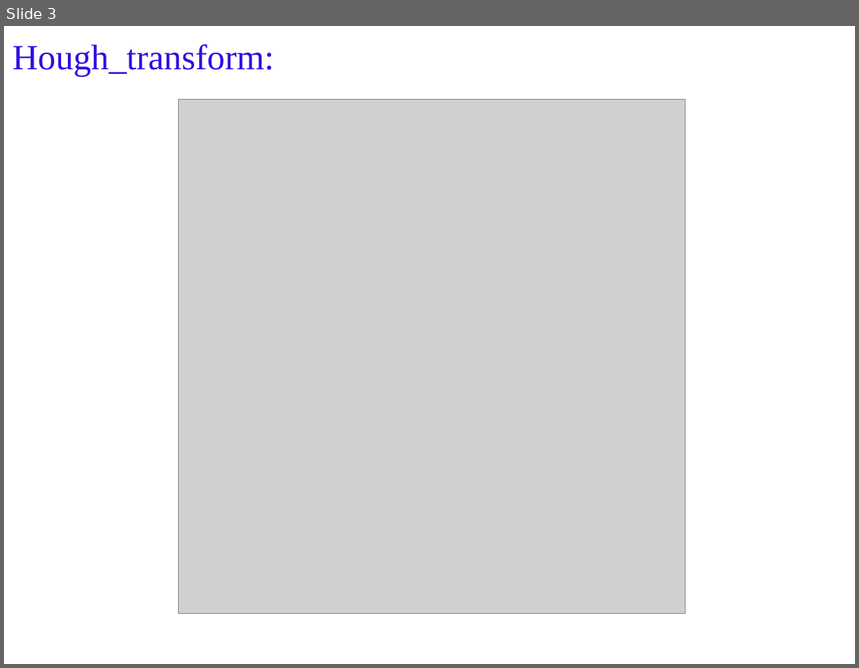
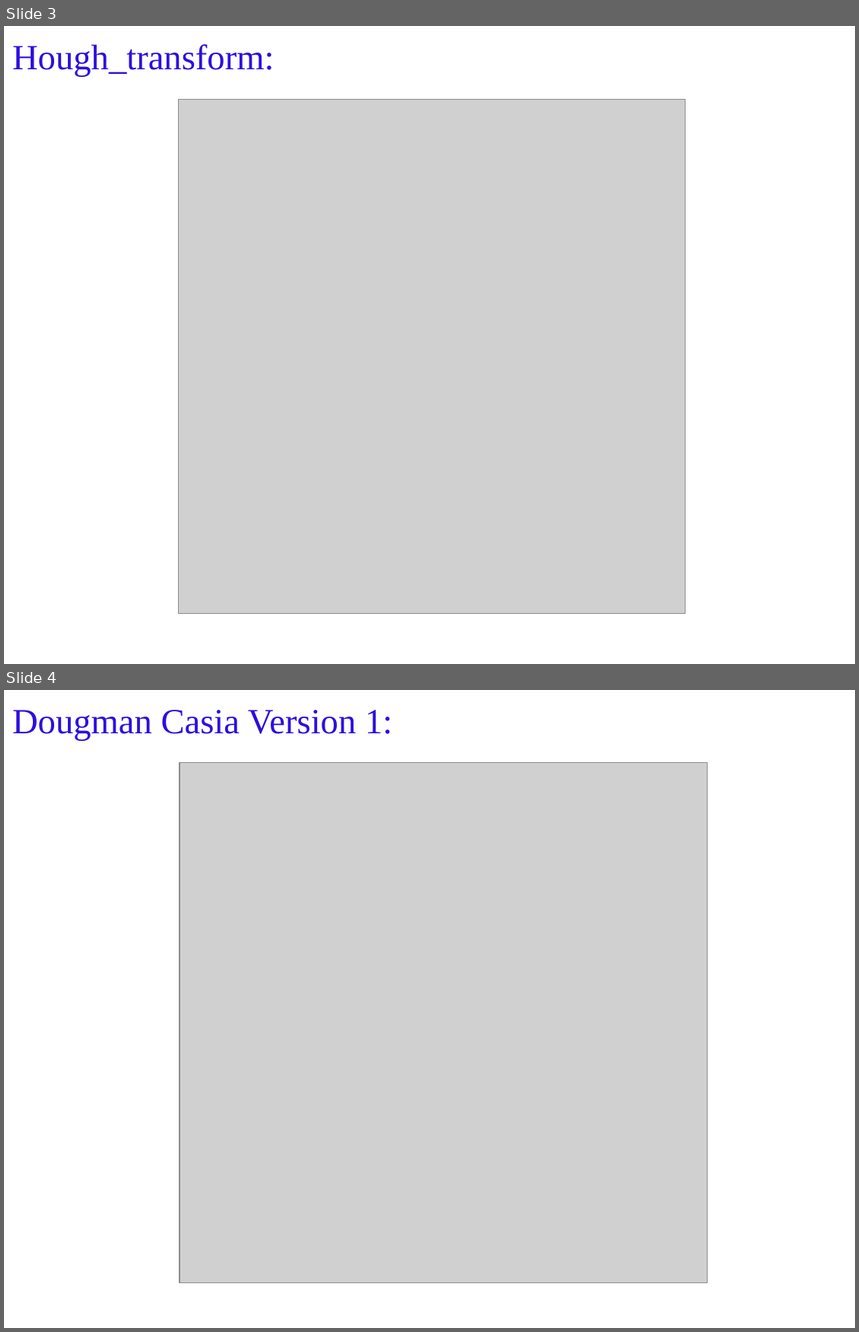
Before and after one commit to savera2020/iris_identification, a slide deck: weekly_progress/week6.pptx. Shown one above the other, each under a label of ours: slide 3 before the commit, slides 3 and 4 after it. The pictures are 859x668 and 859x1332 pixels, drawn with LibreOffice and Linux fonts; fonts in the diff are those of the drawing; grey boxes stand for pictures. Boxes give left, top, right and bottom in pixels: in the first picture for what was removed or moved away, otherwise in the second. Text is boxed around its words. In the diff, an @@ line names an element or a change of style, - is before the commit and + after.

Commit message:
edited week report with dougman results on casia data set.

```diff
--- a/weekly_progress/week6.pptx
+++ b/weekly_progress/week6.pptx
@@ slide 4 added at (4, 690, 855, 1328), background #FFFFFF @@
@@ text added at (12, 710, 392, 741), 30 pt, text #2C0EE0 @@
+Dougman Casia Version 1:
@@ picture added at (180, 762, 707, 1284) @@
```
Also in this commit, not shown: 4 other slides added, 1 other file.
